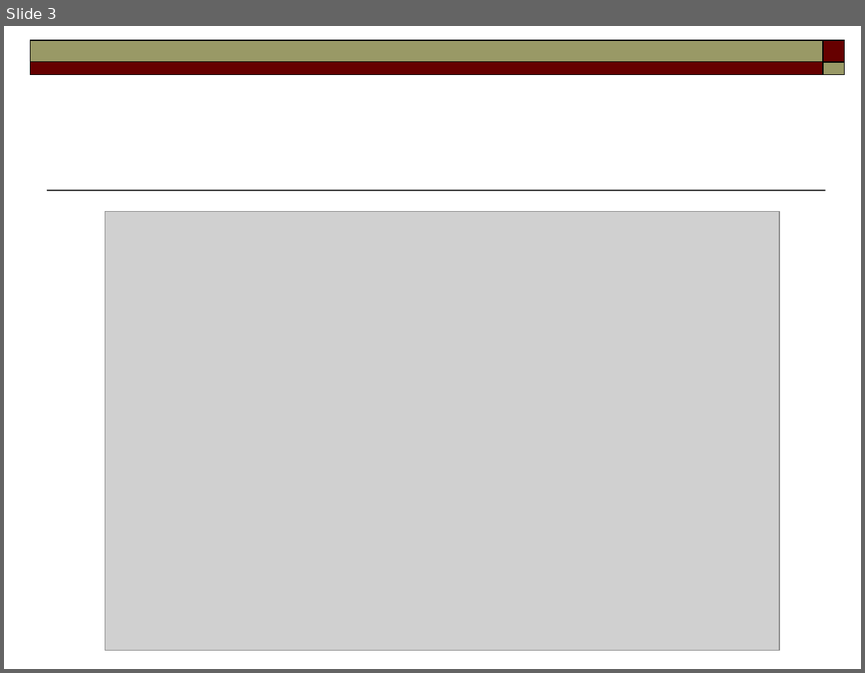
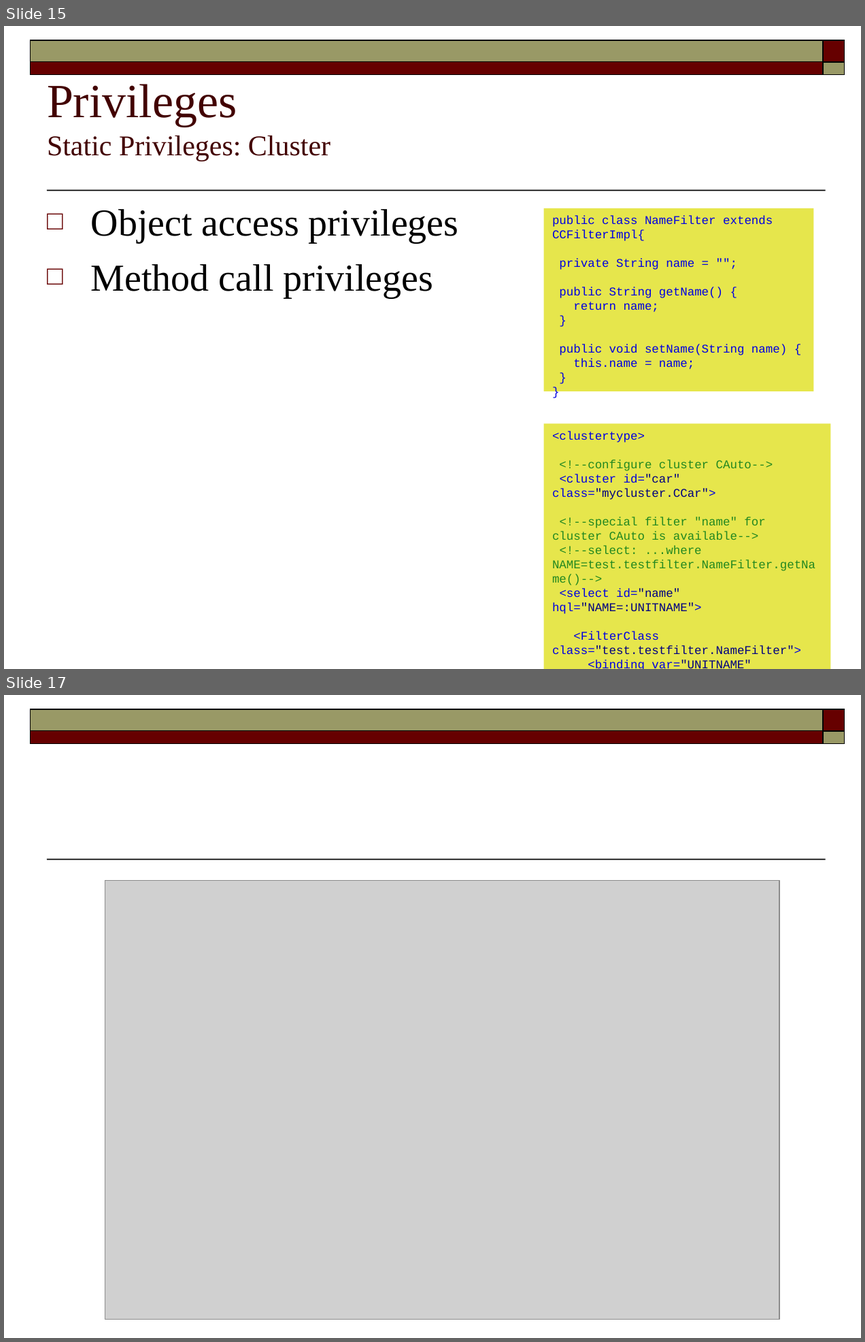
Before and after one commit to FaKod/JDBCluster, a slide deck: JDBCluster/Doc/MetaPersistence.odp. Shown one above the other, each under a label of ours: slide 3 before the commit, slides 15 and 17 after it; the slides between them are not shown. The pictures are 865x673 and 865x1342 pixels, drawn with LibreOffice and Linux fonts; fonts in the diff are those of the drawing; grey boxes stand for pictures. Boxes give left, top, right and bottom in pixels: in the first picture for what was removed or moved away, otherwise in the second. Text is boxed around its words. In the diff, an @@ line names an element or a change of style, - is before the commit and + after.

```diff
--- a/JDBCluster/Doc/MetaPersistence.odp
+++ b/JDBCluster/Doc/MetaPersistence.odp
@@ slide 15 added at [4, 26, 861, 669], background #FFFFFF; not listed: 5 template elements that a slide beside it also shows @@
@@ title added at [47, 84, 330, 161], 24 pt, text #420000 @@
+Privileges
+Static Privileges: Cluster
@@ text added at [91, 209, 459, 297], 32 pt, text #000000 @@
+□ Object access privileges
+□ Method call privileges
@@ rectangle added at [544, 208, 814, 392], fill #E6E64C, 10 pt, text #0000E1 @@
+public class NameFilter extends CCFilterImpl{
+private String name = "";
+public String getName() {
+return name;
+}
+public void setName(String name) {
+this.name = name;
+}
+}
@@ rectangle added at [544, 424, 831, 669], fill #E6E64C, 10 pt, text #228820 @@
+<clustertype>
+<!--configure cluster CAuto-->
+<cluster id="car" class="mycluster.CCar">
+<!--special filter "name" for cluster CAuto is available-->
+<!--select: ...where NAME=test.testfilter.NameFilter.getName()-->
+<select id="name" hql="NAME=:UNITNAME">
+<FilterClass class="test.testfilter.NameFilter">
+<binding var="UNITNAME" attribute="name"/>
+</FilterClass>
+</select>
+</clustertype>
@@ what was slide 3 is now slide 17 @@
```
Also in this commit, not shown: 2 slides changed, 13 other slides added.
